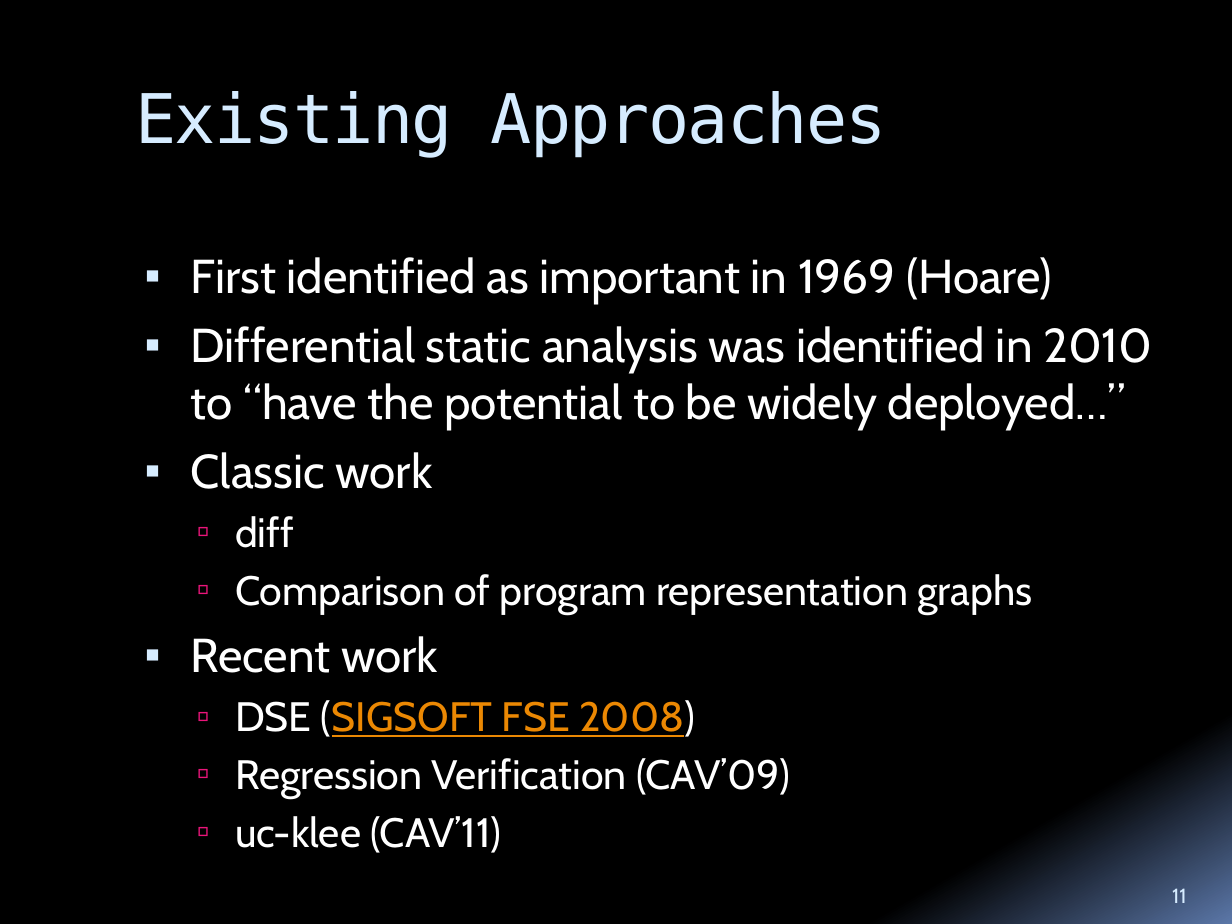
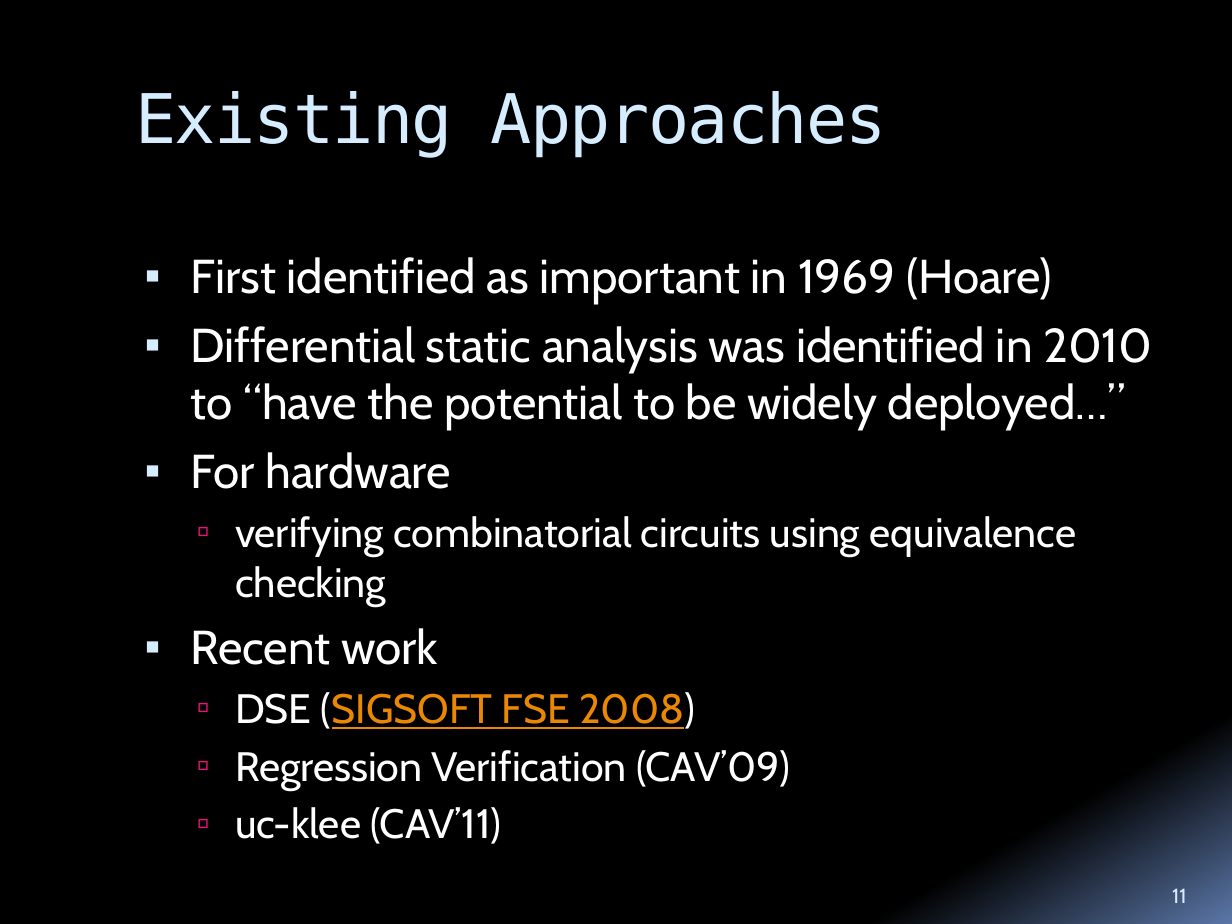
Before and after one commit to tech-srl/differential, a slide deck: slide 11 of doc/phd-proposal/Differential-PhD-Exam.pptx. Drawn at 1232x924 pixels with LibreOffice and Linux fonts; fonts in the diff are those of the drawing. Boxes give left, top, right and bottom in pixels: in the first picture for what was removed or moved away, otherwise in the second. Text is boxed around its words. In the diff, an @@ line names an element or a change of style, - is before the commit and + after.

```diff
--- a/doc/phd-proposal/Differential-PhD-Exam.pptx
+++ b/doc/phd-proposal/Differential-PhD-Exam.pptx
@@ text at (191,452,1077,606): text changed @@
-▪ Classic work
-  ▫ diff
-  ▫ Comparison of program representation graphs
+▪ For hardware
+  ▫ verifying combinatorial circuits using equivalence checking
```
Also in this commit, not shown: 11 other slides changed, 1 slide added.
